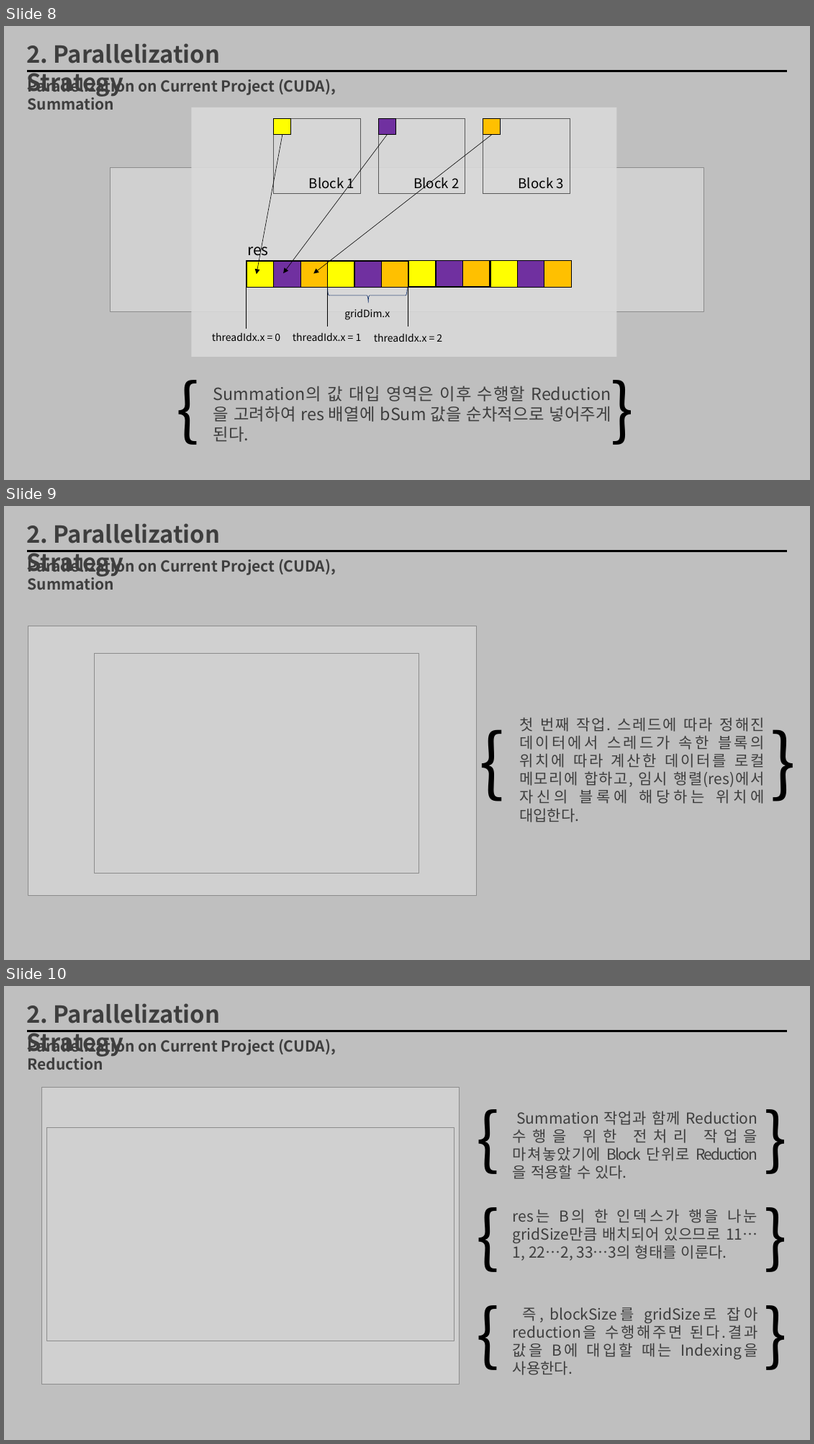
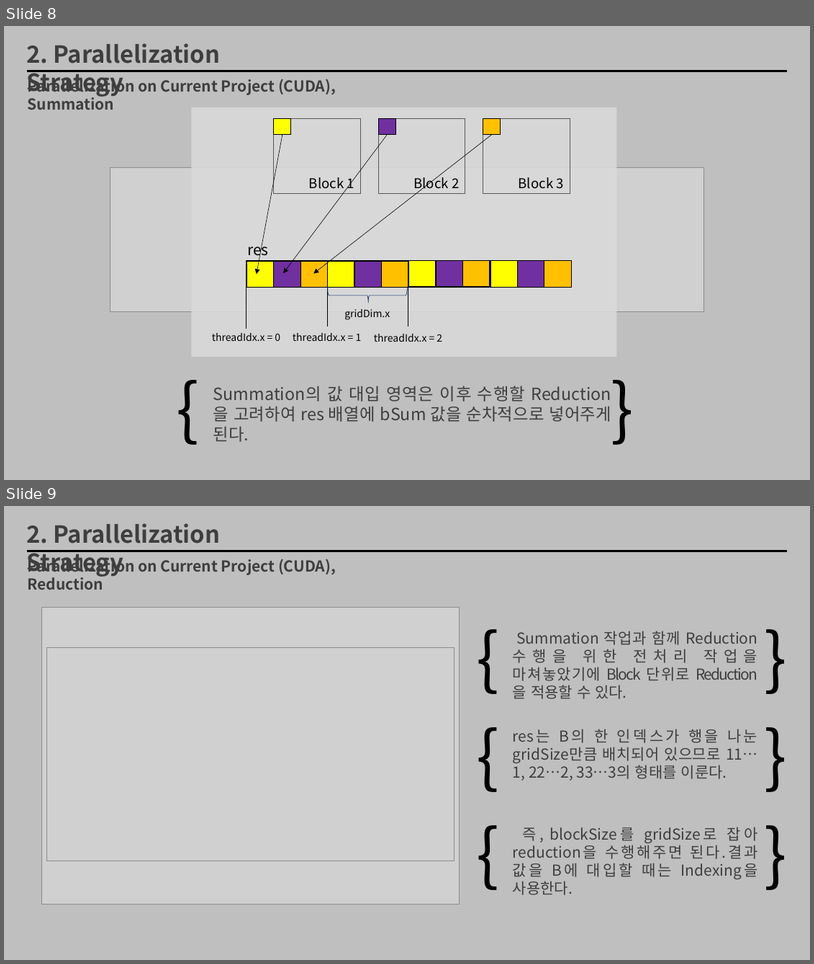
Before and after one commit to whitepurple/2020_MP_Project_1, a slide deck: 2팀_발표자료.pptx. Shown one above the other, each under a label of ours: slides 8, 9 and 10 before the commit, slides 8 and 9 after it. The pictures are 814x1444 and 814x964 pixels, drawn with LibreOffice and Linux fonts; fonts in the diff are those of the drawing; grey boxes stand for pictures. Boxes give left, top, right and bottom in pixels: in the first picture for what was removed or moved away, otherwise in the second. Text is boxed around its words. In the diff, an @@ line names an element or a change of style, - is before the commit and + after.

Commit message:
Revise ppt

```diff
--- a/2팀_발표자료.pptx
+++ b/2팀_발표자료.pptx
@@ slide 9 removed at (x1=4, y1=506, x2=810, y2=960), background #BFBFBF @@
@@ text removed at (x1=26, y1=523, x2=221, y2=577) @@
-2. Parallelization Strategy
@@ line removed from (787, 551) to (27, 551) @@
@@ text removed at (x1=28, y1=556, x2=336, y2=590) @@
-Parallelization on Current Project (CUDA), Summation
@@ picture removed at (x1=28, y1=626, x2=476, y2=896) @@
@@ picture removed at (x1=94, y1=654, x2=419, y2=873) @@
@@ text removed at (x1=474, y1=712, x2=520, y2=807) @@
-{
@@ text removed at (x1=520, y1=717, x2=765, y2=803) @@
-첫 번째 작업. 스레드에 따라 정해진 데이터에서 스레드가 속한 블록의 위치에 따라 계산한 데이터를 로컬 메모리에 합하고, 임시 행렬(res)에서 자신의 블록에 해당하는 위치에 대입한다.
@@ text removed at (x1=765, y1=712, x2=810, y2=807) @@
-}
@@ what was slide 10 is now slide 9 @@
```
